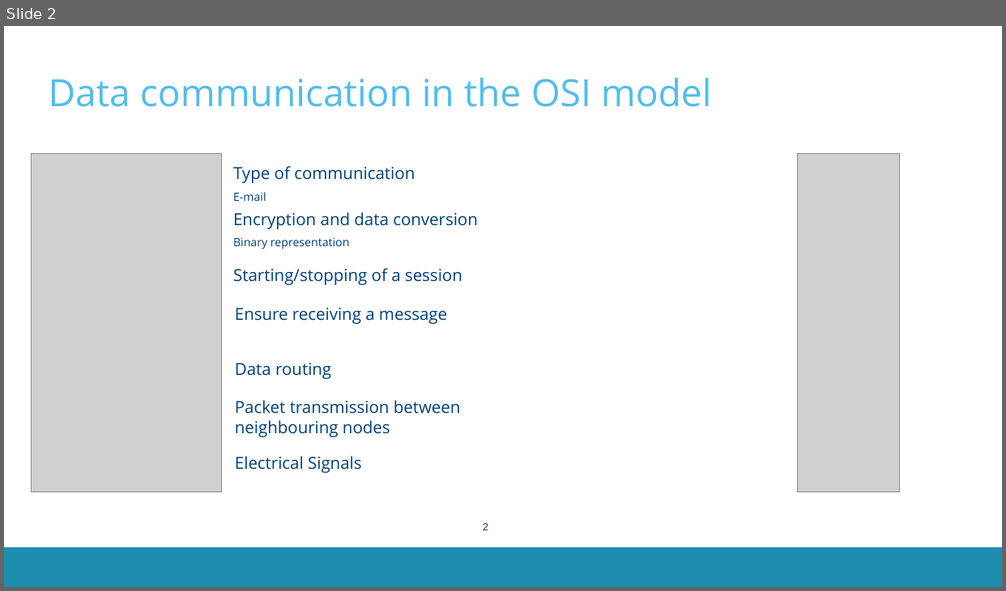
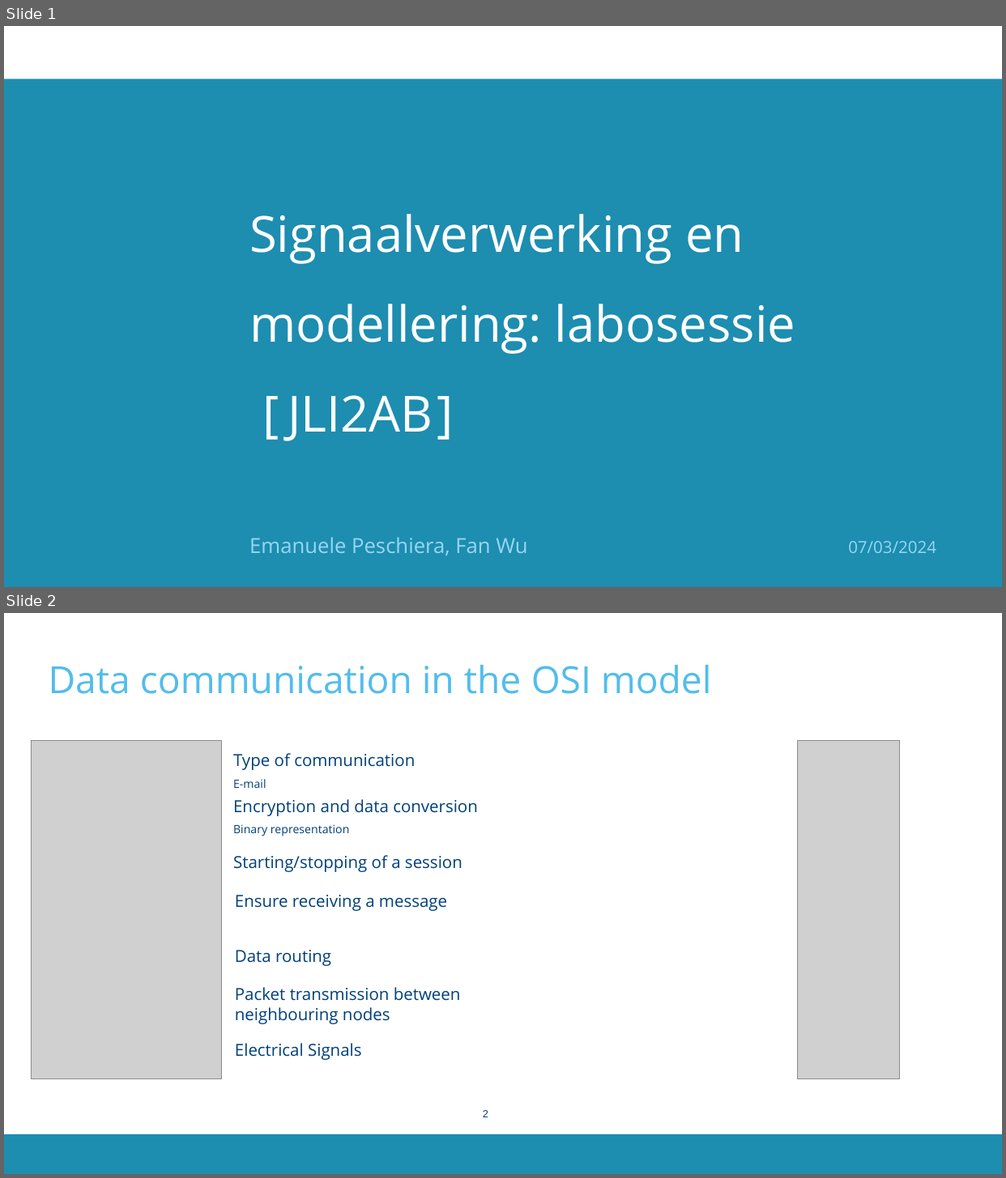
Before and after one commit to GillesC/Network-Capturing-and-Manipulation----Introduction-to-Wireshark-and-Scapy, a slide deck: presentation/slides.pptx. Shown one above the other, each under a label of ours: slide 2 before the commit, slides 1 and 2 after it. The pictures are 1006x591 and 1006x1178 pixels, drawn with LibreOffice and Linux fonts; fonts in the diff are those of the drawing; grey boxes stand for pictures; background and template pictures are left out. Boxes give left, top, right and bottom in pixels: in the first picture for what was removed or moved away, otherwise in the second. Text is boxed around its words. In the diff, an @@ line names an element or a change of style, - is before the commit and + after.

```diff
--- a/presentation/slides.pptx
+++ b/presentation/slides.pptx
@@ slide 1 added at [4,26,1002,587], background #FFFFFF @@
@@ rectangle added at [4,79,1002,587], fill #1D8DB0 @@
@@ title added at [249,214,795,442], 48 pt, text #FFFFFF @@
+Signaalverwerking en modellering: labosessie
+[ JLI2AB ]
@@ subtitle added at [249,537,936,556], 20 pt, text #97D7F4 @@
+Emanuele Peschiera, Fan Wu 07/03/2024
```
Also in this commit, not shown: 5 slides changed, 1 slide removed.
